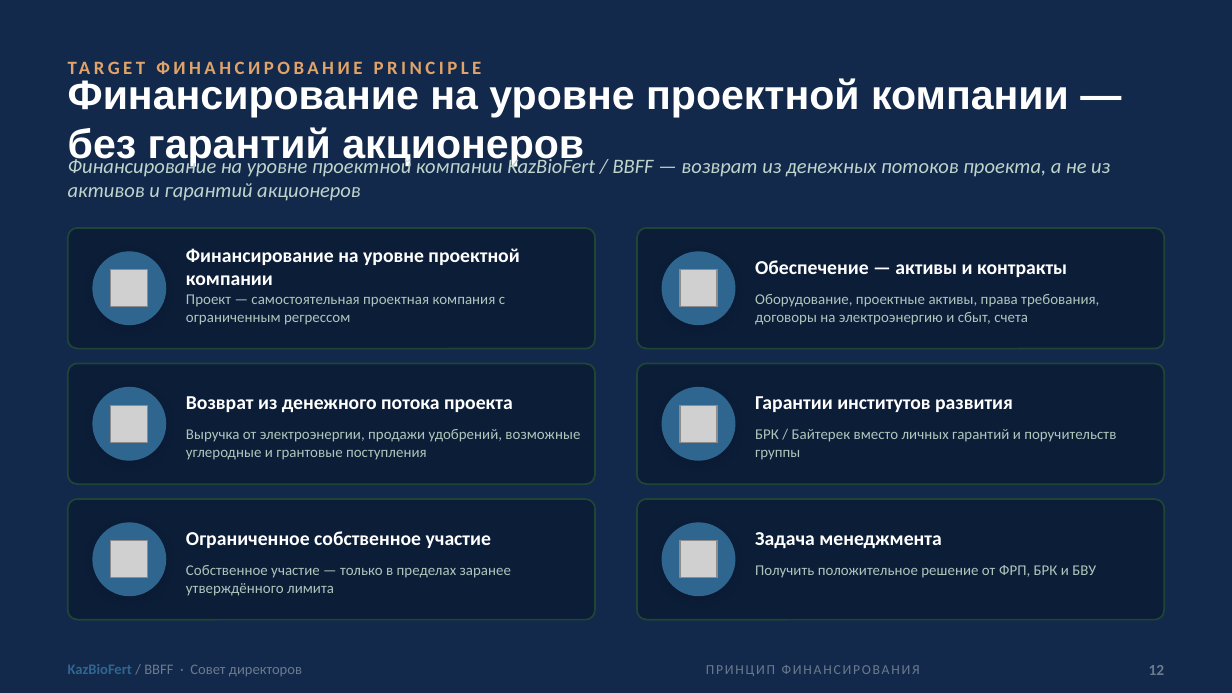
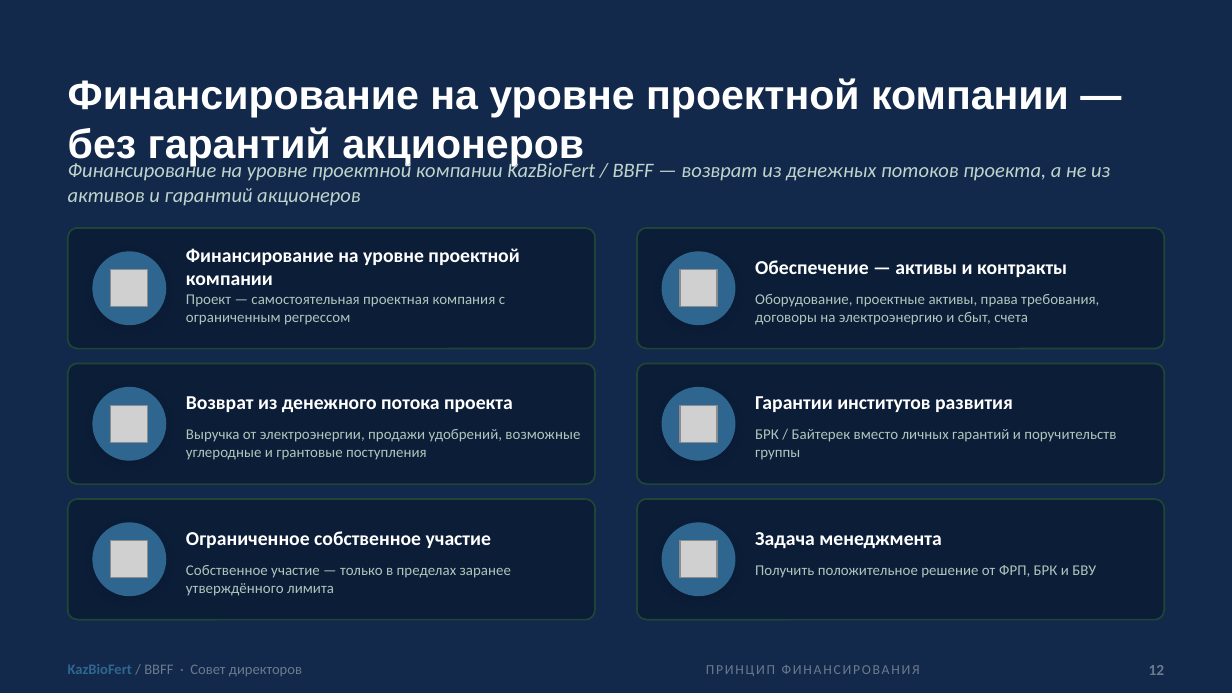
Before and after one commit to aoobakirov/board-presentation, a slide deck: slide 12 of KazBioFert_Board_Presentation_FINAL_20260709.pptx. Drawn at 1232x693 pixels with LibreOffice and Linux fonts; fonts in the diff are those of the drawing; grey boxes stand for pictures. Boxes give left, top, right and bottom in pixels: in the first picture for what was removed or moved away, otherwise in the second. Text is boxed around its words. In the diff, an @@ line names an element or a change of style, - is before the commit and + after.

```diff
--- a/KazBioFert_Board_Presentation_FINAL_20260709.pptx
+++ b/KazBioFert_Board_Presentation_FINAL_20260709.pptx
@@ text removed at [68, 49, 1164, 84] @@
-TARGET ФИНАНСИРОВАНИЕ PRINCIPLE
@@ text "Финансирование на уровне проектной компании ...": place and size @@
-text "Финансирование на уровне проектной компании ..." at [68, 156, 1110, 201]
+text "Финансирование на уровне проектной компании ..." at [68, 160, 1110, 206]
```
Also in this commit, not shown: 12 other slides changed, 3 other files.
